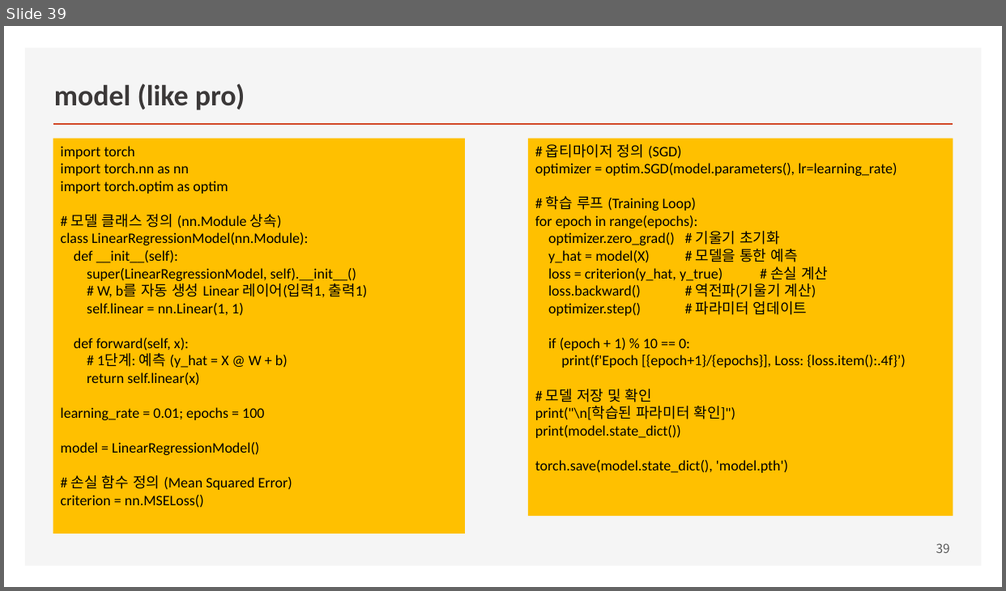
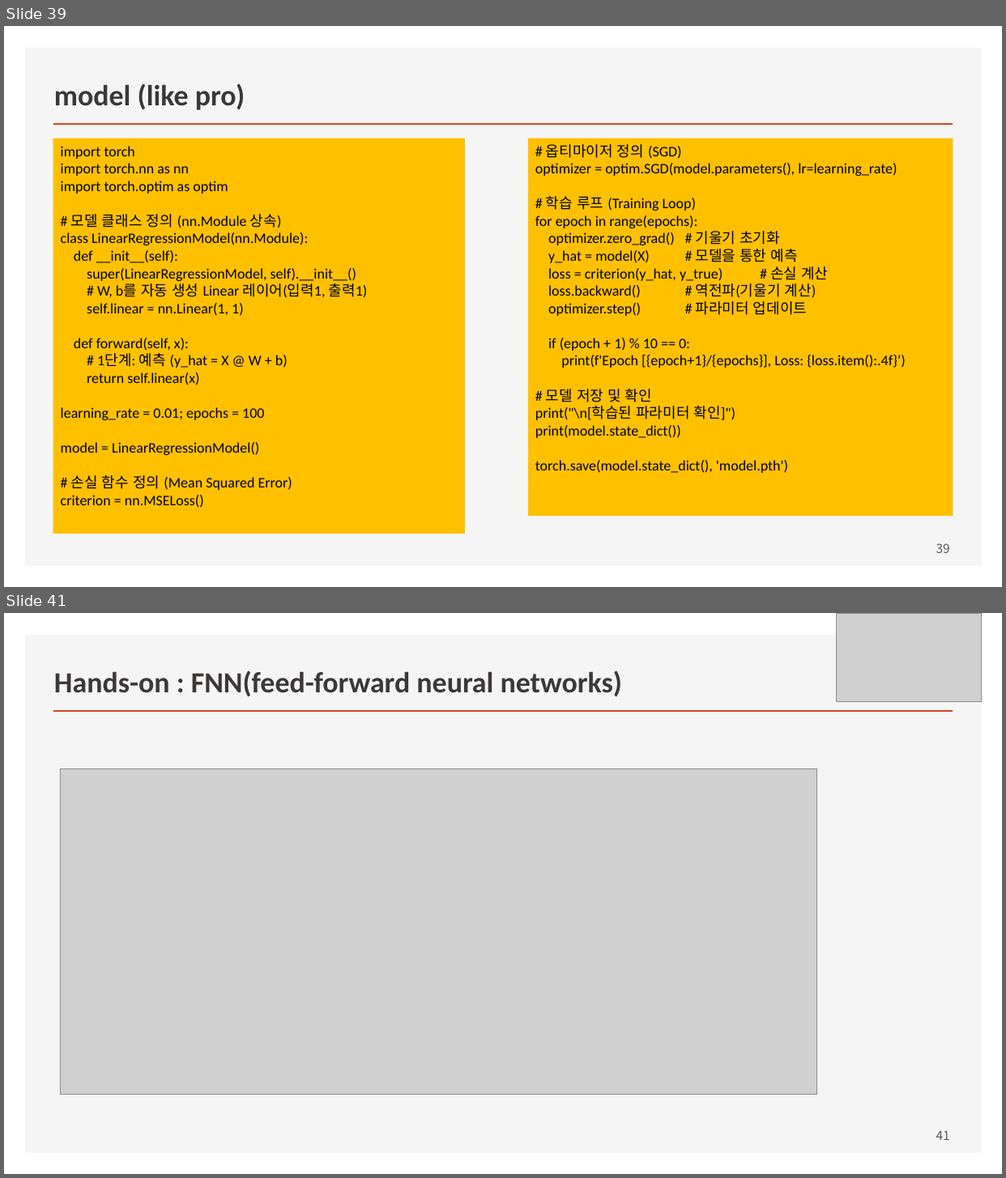
Before and after one commit to ancestor9/mathematics-for-machine-learning, a slide deck: Linear_Algebra/w5_02_Deep_Learning_with_pytorch.pptx. Shown one above the other, each under a label of ours: slide 39 before the commit, slides 39 and 41 after it; the slides between them are not shown. The pictures are 1006x591 and 1006x1178 pixels, drawn with LibreOffice and Linux fonts; fonts in the diff are those of the drawing; grey boxes stand for pictures. Boxes give left, top, right and bottom in pixels: in the first picture for what was removed or moved away, otherwise in the second. Text is boxed around its words. In the diff, an @@ line names an element or a change of style, - is before the commit and + after.

```diff
--- a/Linear_Algebra/w5_02_Deep_Learning_with_pytorch.pptx
+++ b/Linear_Algebra/w5_02_Deep_Learning_with_pytorch.pptx
@@ slide 41 added at bbox=[4, 613, 1002, 1174], background #FFFFFF; not listed: 2 template elements that a slide beside it also shows @@
@@ picture added at bbox=[837, 613, 982, 702] @@
@@ title added at bbox=[54, 671, 622, 697], 28 pt, text #3B3838, bold @@
+Hands-on : FNN(feed-forward neural networks)
@@ picture added at bbox=[60, 769, 817, 1093] @@
@@ page number added at bbox=[936, 1131, 950, 1140], 12 pt, text #595959 @@
+41
```
Also in this commit, not shown: 1 other slide added, 1 slide removed.
